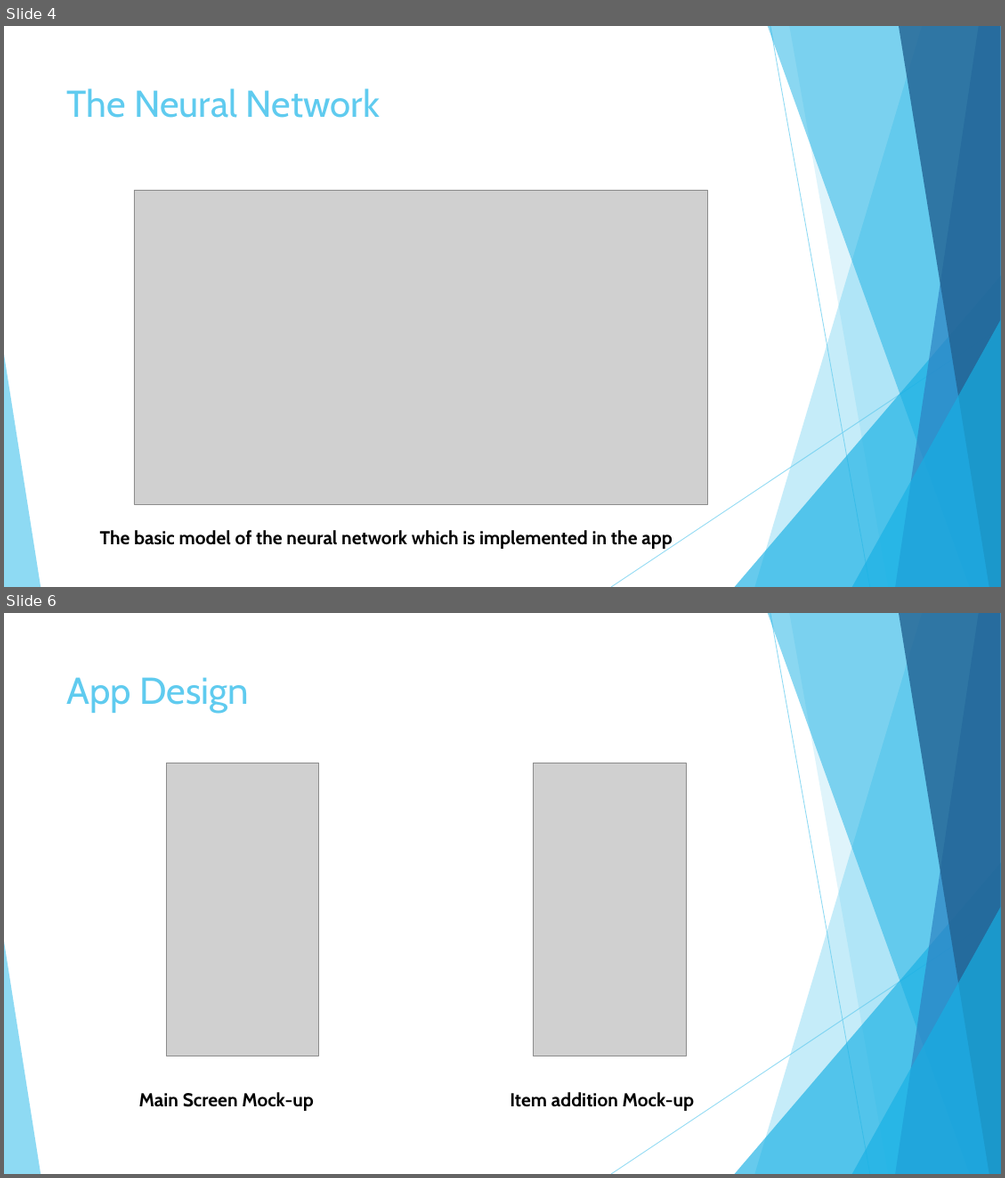
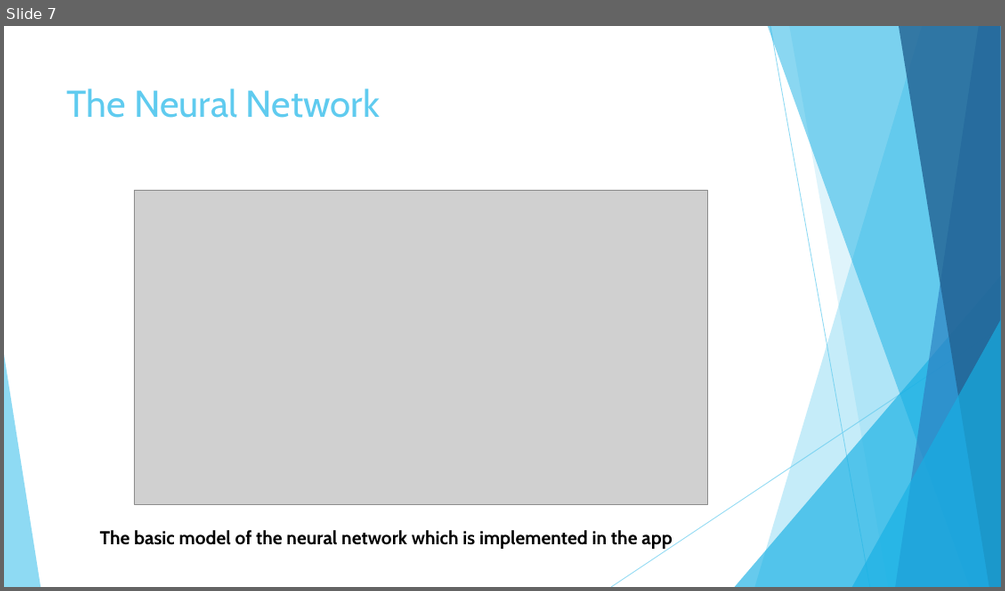
Before and after one commit to kmck712/FYP, a slide deck: porjectPosterThing.pptx. Shown one above the other, each under a label of ours: slides 4 and 6 before the commit, slide 7 after it; the slides between them are not shown. The pictures are 1005x1178 and 1005x591 pixels, drawn with LibreOffice and Linux fonts; fonts in the diff are those of the drawing; grey boxes stand for pictures. Boxes give left, top, right and bottom in pixels: in the first picture for what was removed or moved away, otherwise in the second. Text is boxed around its words. In the diff, an @@ line names an element or a change of style, - is before the commit and + after.

```diff
--- a/porjectPosterThing.pptx
+++ b/porjectPosterThing.pptx
@@ slide 6 removed at [4,613,1001,1174], background #FFFFFF; not listed: 10 template elements that a slide beside it also shows @@
@@ title removed at [67,677,249,713] @@
-App Design
@@ picture removed at [166,763,319,1055] @@
@@ picture removed at [534,763,686,1055] @@
@@ text removed at [139,1092,314,1111] @@
-Main Screen Mock-up
@@ text removed at [510,1092,695,1111] @@
-Item addition Mock-up
@@ what was slide 4 is now slide 7 @@
```
Also in this commit, not shown: 2 slides changed, 10 slides added, 1 other slide removed, 17 other files.
